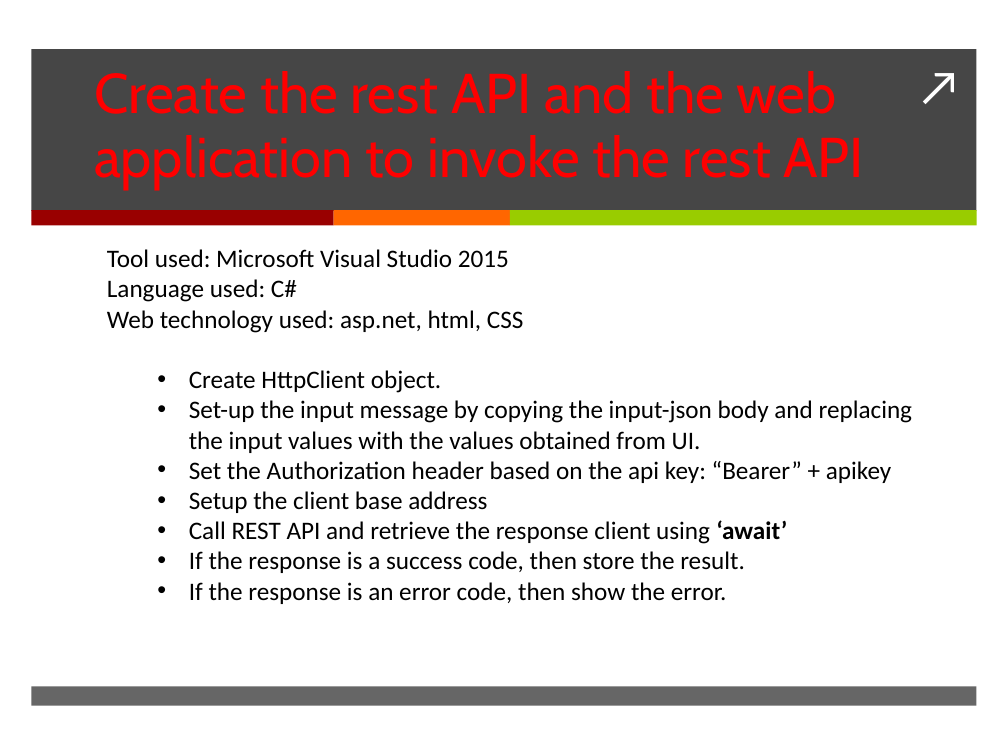
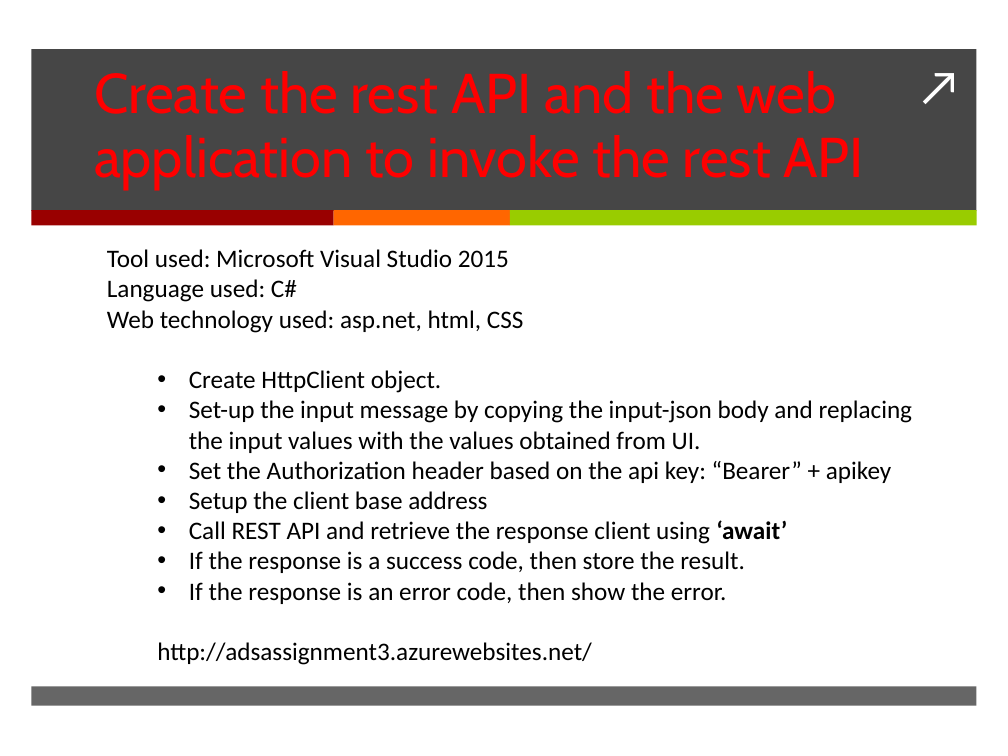
Before and after one commit to pagarwal123/Assignment-3, a slide deck: slide 3 of Team 12_Assignment-3.pptx. Drawn at 1008x756 pixels with LibreOffice and Linux fonts; fonts in the diff are those of the drawing. Boxes give left, top, right and bottom in pixels: in the first picture for what was removed or moved away, otherwise in the second. Text is boxed around its words. In the diff, an @@ line names an element or a change of style, - is before the commit and + after.

```diff
--- a/Team 12_Assignment-3.pptx
+++ b/Team 12_Assignment-3.pptx
@@ text at (157, 642, 592, 665): paragraph added @@
+  http://adsassignment3.azurewebsites.net/
```
Also in this commit, not shown: 2 slides added.
